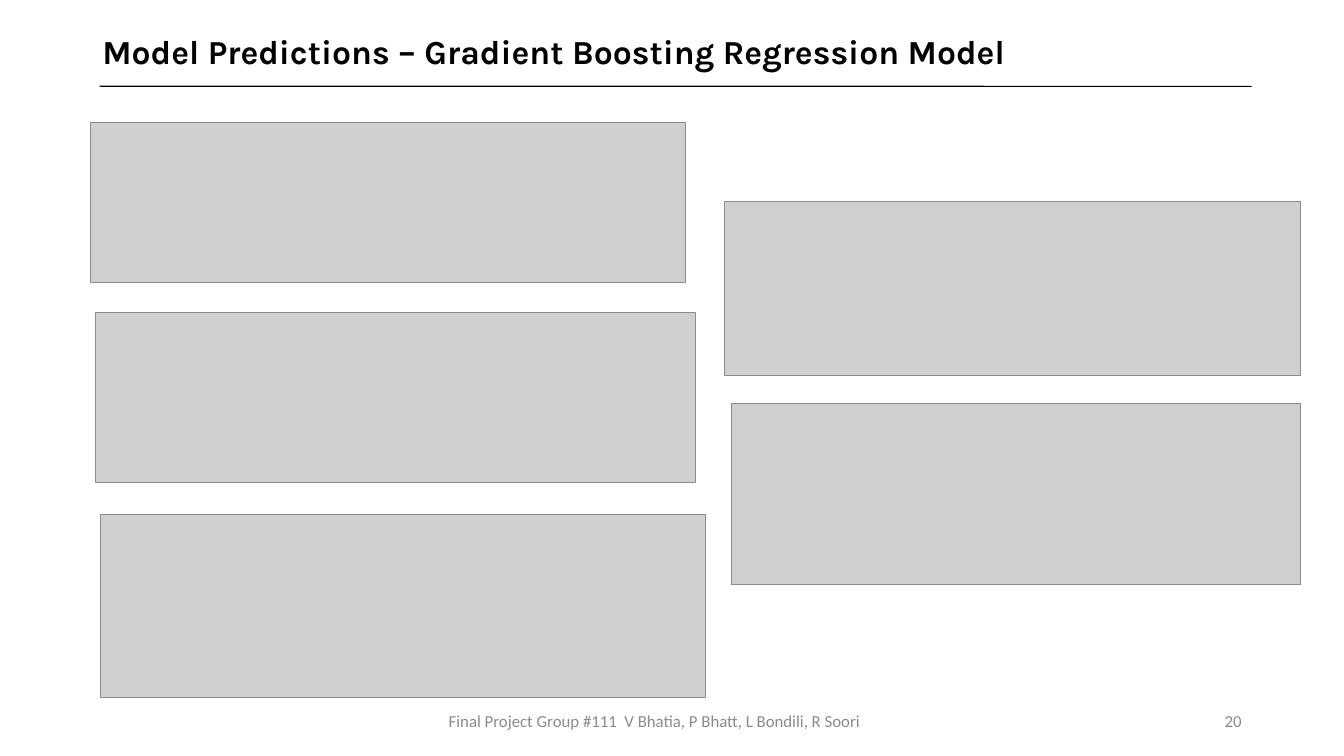
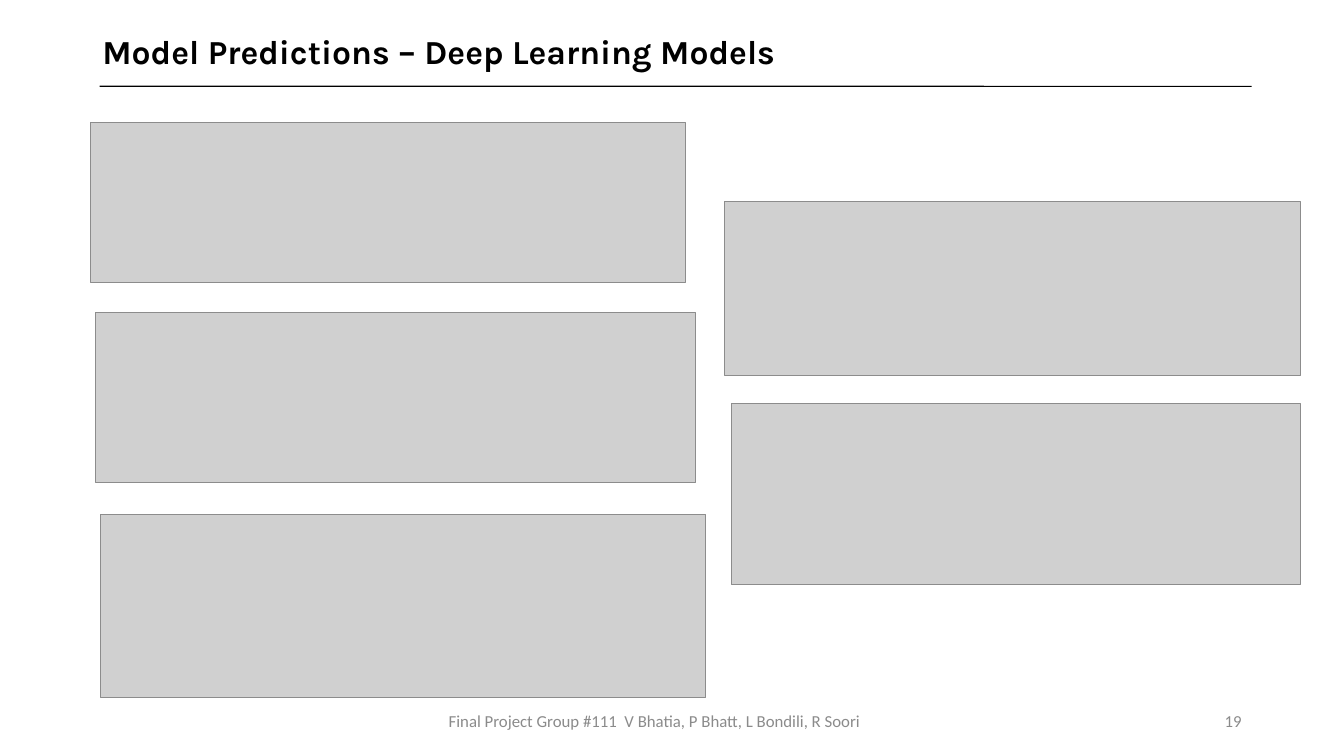
Before and after one commit to bhatiavr/cs109b-final-project-111, a slide deck: slide 19 of docs/Forecasting COVID-19 Cases Using SARS-Cov-2 Titers in Wastewater.pptx (slide 20 before the commit). Drawn at 1344x756 pixels with LibreOffice and Linux fonts; fonts in the diff are those of the drawing; grey boxes stand for pictures. Boxes give left, top, right and bottom in pixels: in the first picture for what was removed or moved away, otherwise in the second. Text is boxed around its words. In the diff, an @@ line names an element or a change of style, - is before the commit and + after.

```diff
--- a/docs/Forecasting COVID-19 Cases Using SARS-Cov-2 Titers in Wastewater.pptx
+++ b/docs/Forecasting COVID-19 Cases Using SARS-Cov-2 Titers in Wastewater.pptx
@@ text at box(102, 40, 775, 73): text changed @@
-Model Predictions – Gradient Boosting Regression Model
+Model Predictions – Deep Learning Models
@@ page number at box(1225, 716, 1242, 727): text changed @@
-20
+19
```
Also in this commit, not shown: 16 other slides changed, 1 slide removed.
